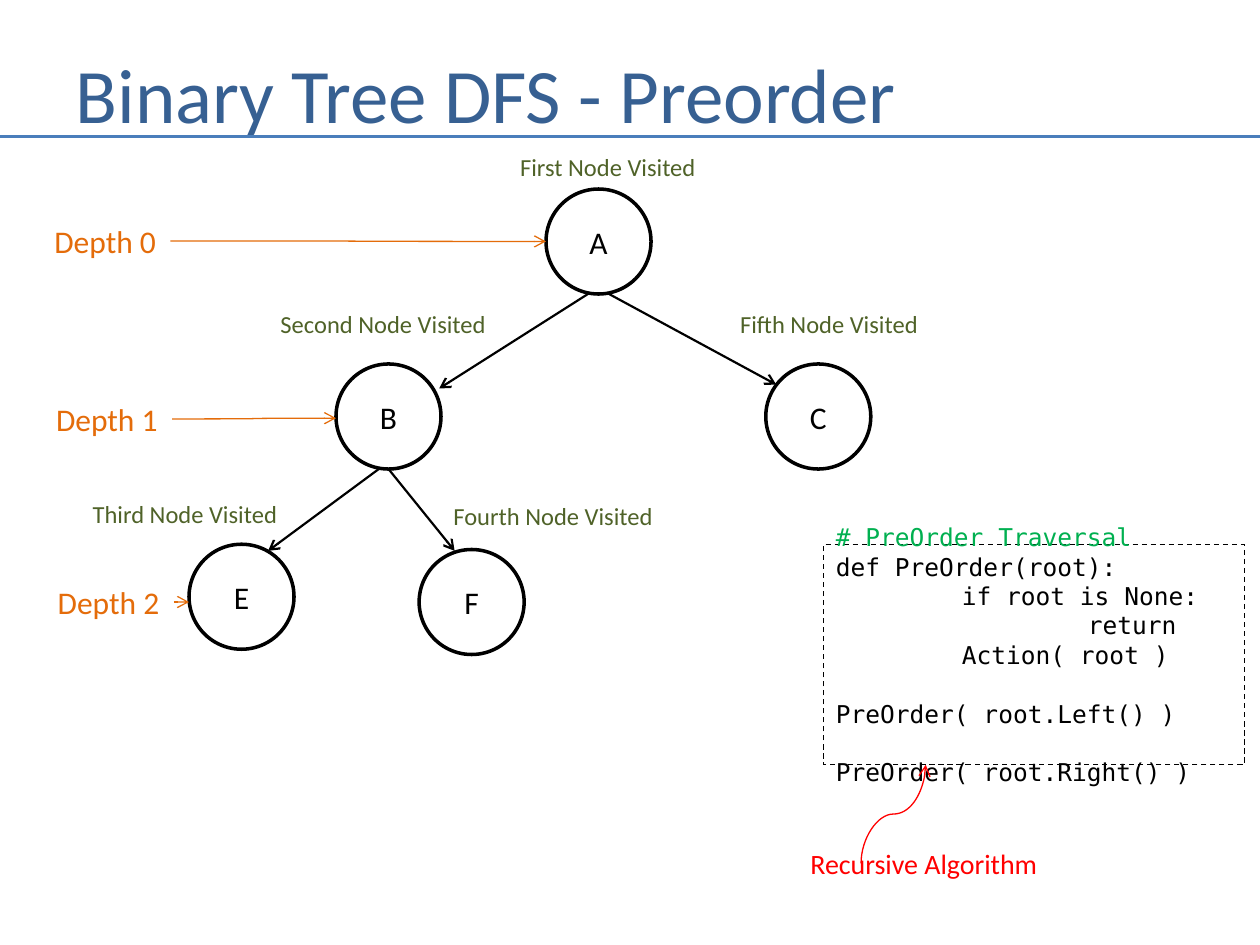
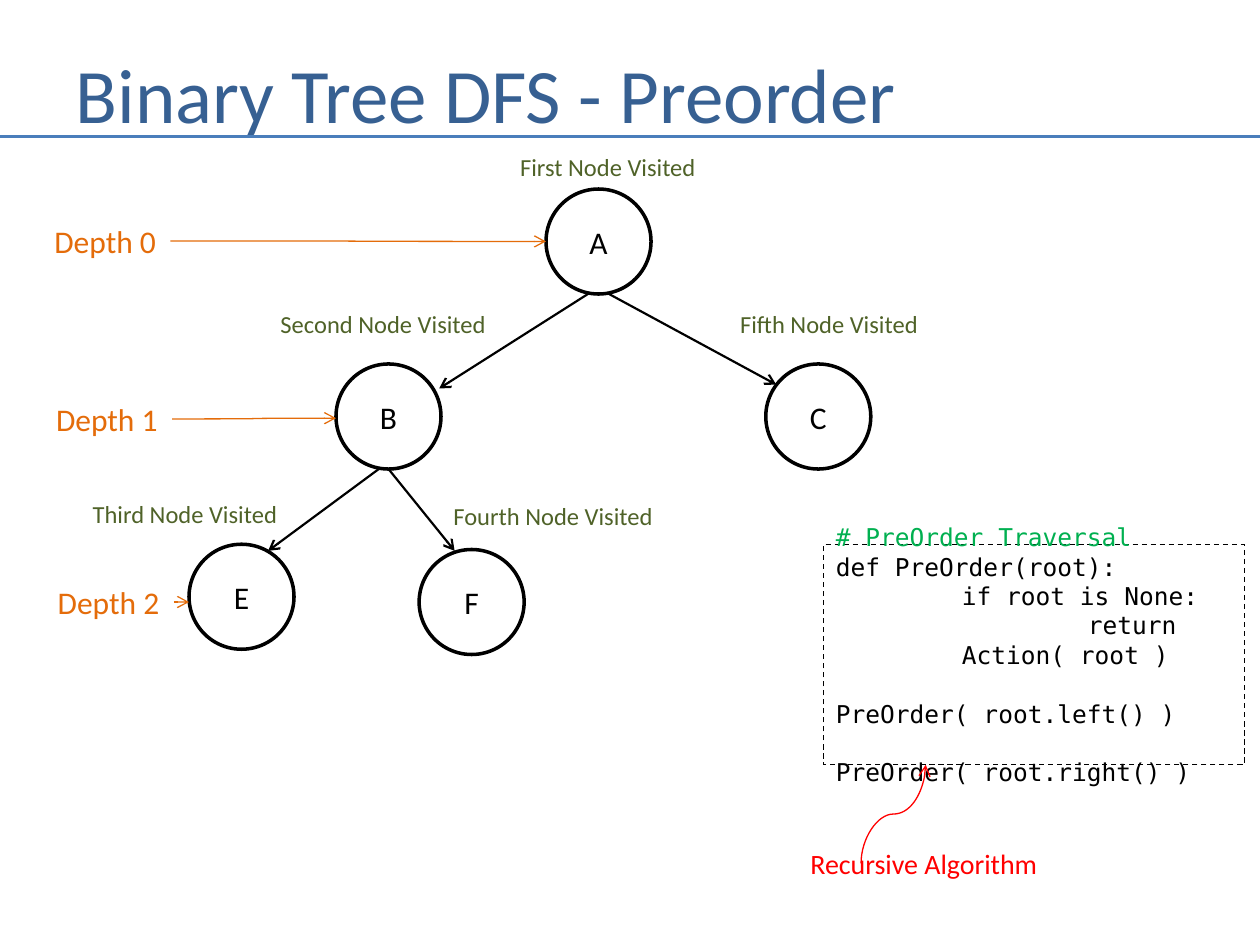
Before and after one commit to andrewferlitsch/Training, a slide deck: slide 12 of AITraining/Fundamentals/Artificial Intelligence/AI - Graph Search.pptx. Drawn at 1260x945 pixels with LibreOffice and Linux fonts; fonts in the diff are those of the drawing. Boxes give left, top, right and bottom in pixels: in the first picture for what was removed or moved away, otherwise in the second. Text is boxed around its words. In the diff, an @@ line names an element or a change of style, - is before the commit and + after.

```diff
--- a/AITraining/Fundamentals/Artificial Intelligence/AI - Graph Search.pptx
+++ b/AITraining/Fundamentals/Artificial Intelligence/AI - Graph Search.pptx
@@ text in rectangle at [836,645,1160,787]: text changed @@
-Action( root )
-PreOrder( root.Left() )
-PreOrder( root.Right() )
+Action( root )
+PreOrder( root.left() )
+PreOrder( root.right() )
```
Also in this commit, not shown: 4 other slides changed, 1 other file.
